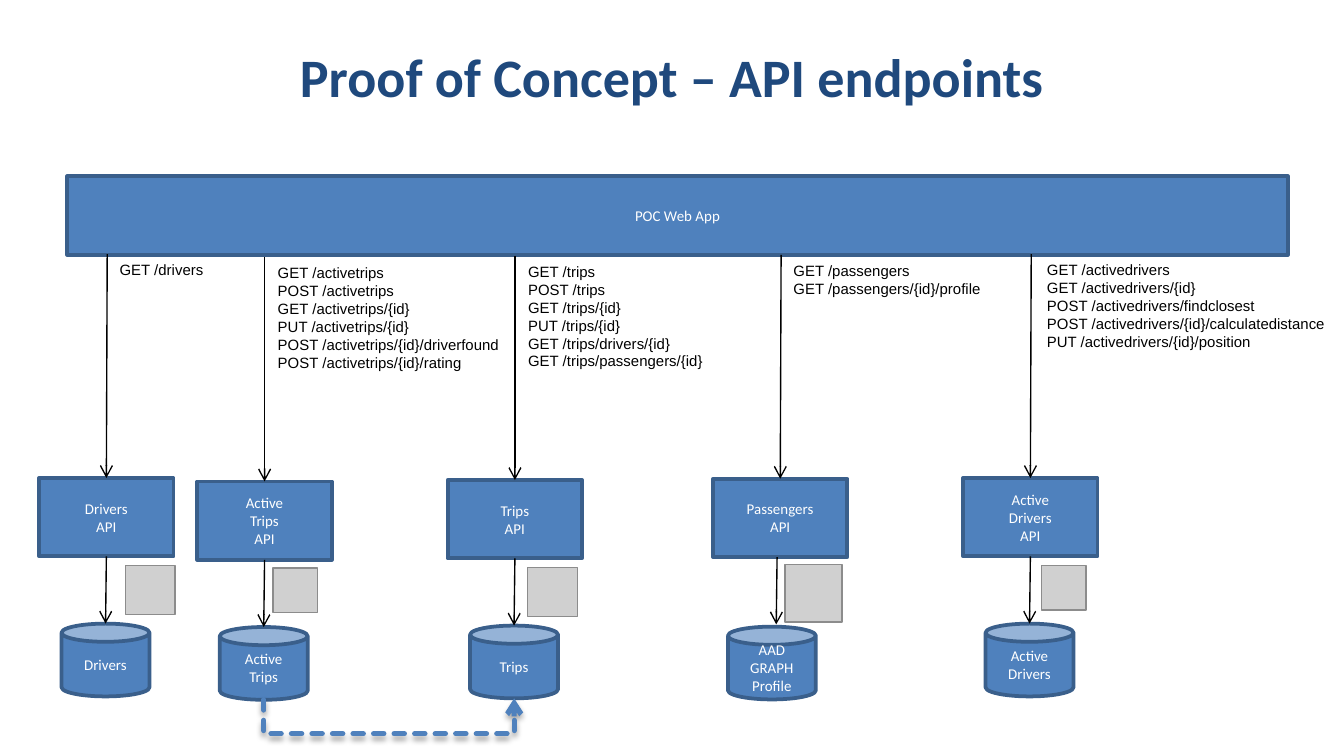
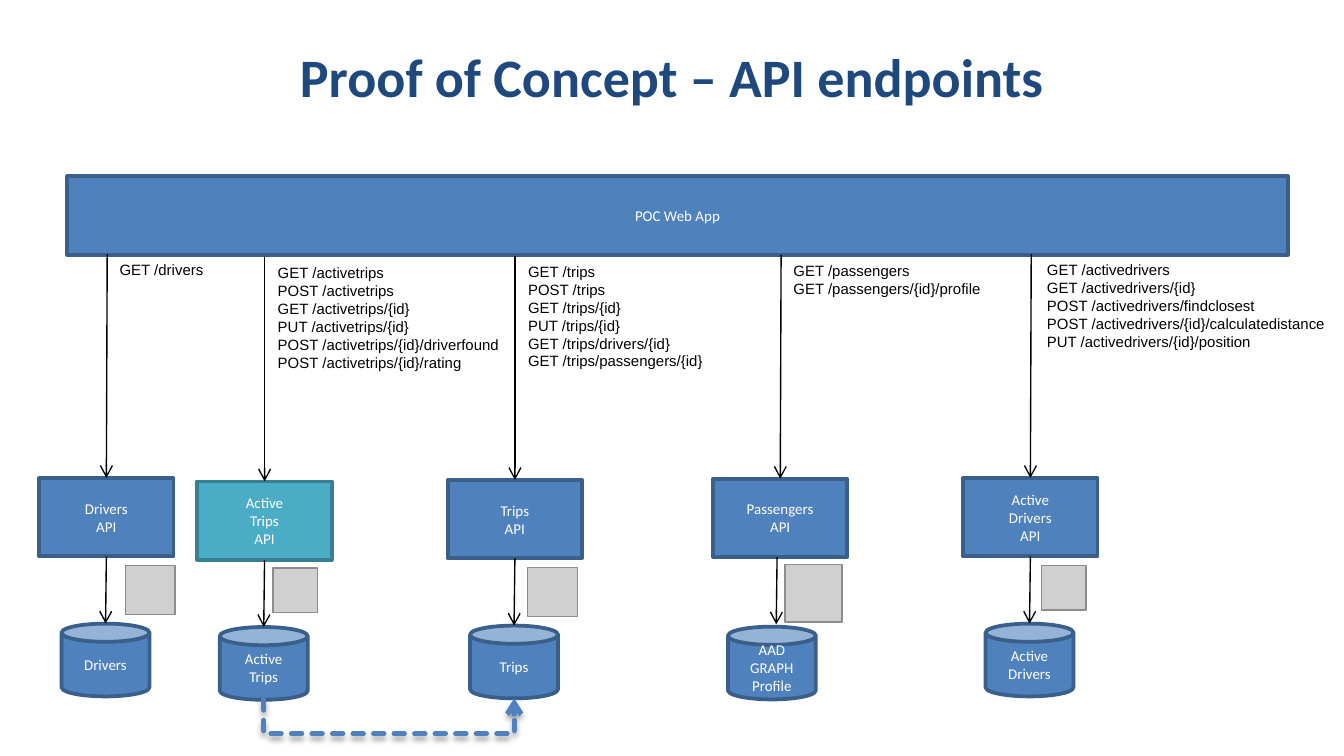
Before and after one commit to Azure-Samples/Serverless-microservices-reference-architecture, a slide deck: slide 3 of Docs/microservices-refererence-architecture-diagrams.pptx. Drawn at 1344x756 pixels with LibreOffice and Linux fonts; fonts in the diff are those of the drawing; grey boxes stand for pictures. Boxes give left, top, right and bottom in pixels: in the first picture for what was removed or moved away, otherwise in the second. Text is boxed around its words. In the diff, an @@ line names an element or a change of style, - is before the commit and + after.

```diff
--- a/Docs/microservices-refererence-architecture-diagrams.pptx
+++ b/Docs/microservices-refererence-architecture-diagrams.pptx
@@ rectangle "Active" at [198,481,332,559]: fill #4F81BD to #4BACC6; outline #3A5F8C 2 pt to #377F92 2 pt @@
```
Also in this commit, not shown: 3 other slides changed, 5 slides added, 2 other files.
